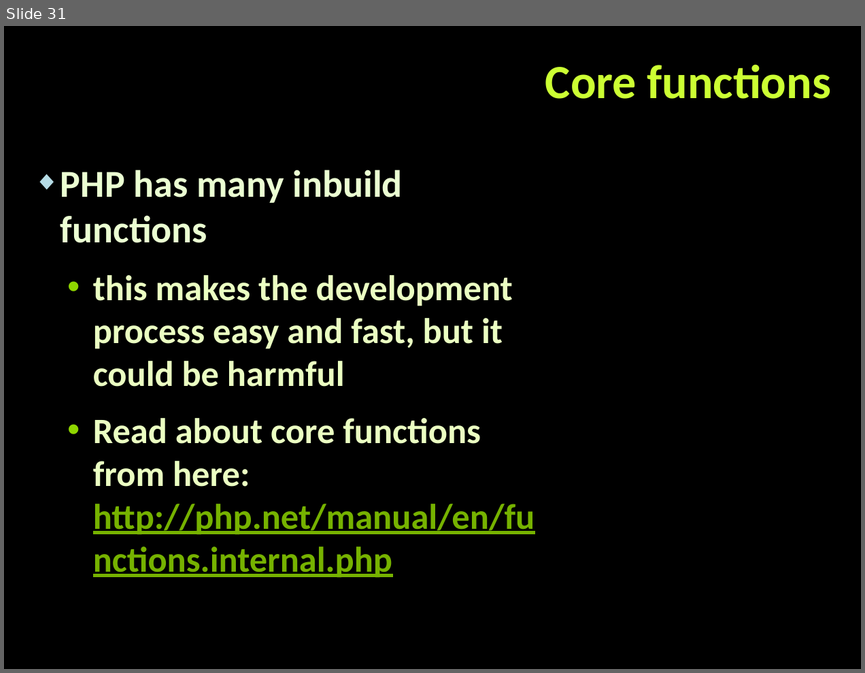
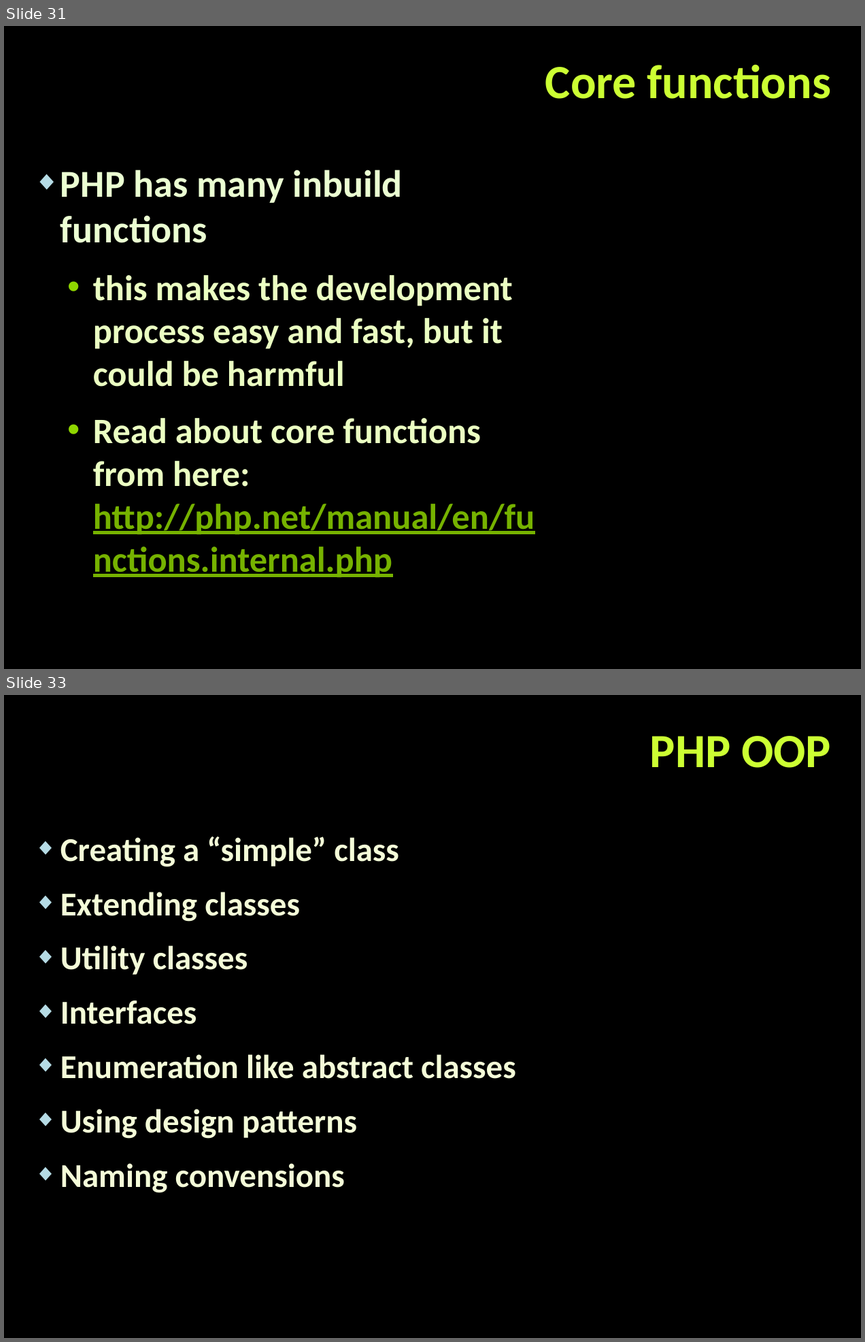
Before and after one commit to tanzhur/PHP_MVC-seminar, a slide deck: PHP_MVC.pptx. Shown one above the other, each under a label of ours: slide 31 before the commit, slides 31 and 33 after it; the slides between them are not shown. The pictures are 865x673 and 865x1342 pixels, drawn with LibreOffice and Linux fonts; fonts in the diff are those of the drawing; background and template pictures are left out. Boxes give left, top, right and bottom in pixels: in the first picture for what was removed or moved away, otherwise in the second. Text is boxed around its words. In the diff, an @@ line names an element or a change of style, - is before the commit and + after.

```diff
--- a/PHP_MVC.pptx
+++ b/PHP_MVC.pptx
@@ slide 33 added at box(4, 695, 861, 1338), background picture (left out) @@
@@ title added at box(650, 736, 831, 768), 40 pt, text #CCFF33, bold @@
+PHP OOP
@@ text added at box(60, 836, 516, 1193), 28 pt, text #F4FCD8, bold @@
+◆ Creating a “simple” class
+◆ Extending classes
+◆ Utility classes
+◆ Interfaces
+◆ Enumeration like abstract classes
+◆ Using design patterns
+◆ Naming convensions
```
Also in this commit, not shown: 3 slides changed, 3 other slides added, 1 other file.
